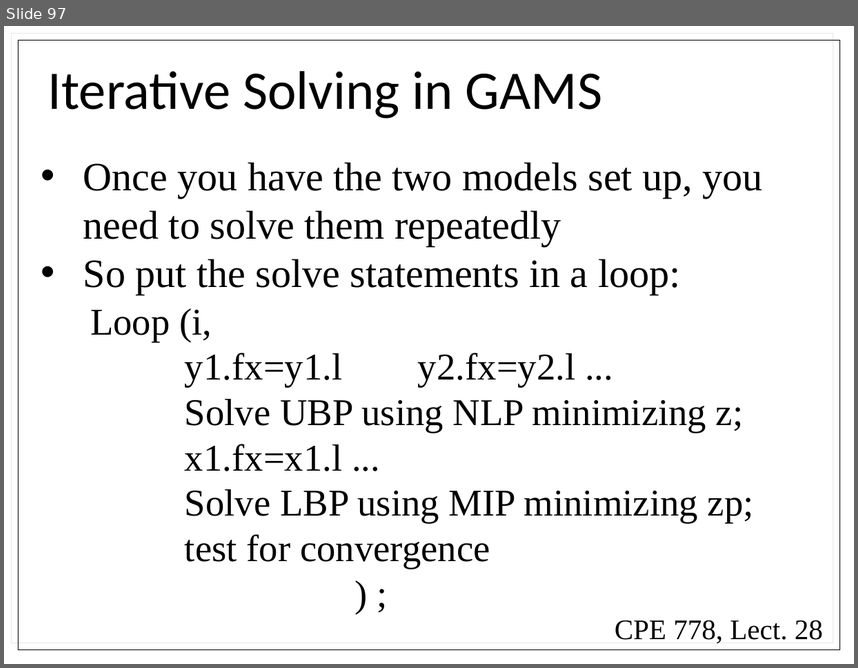
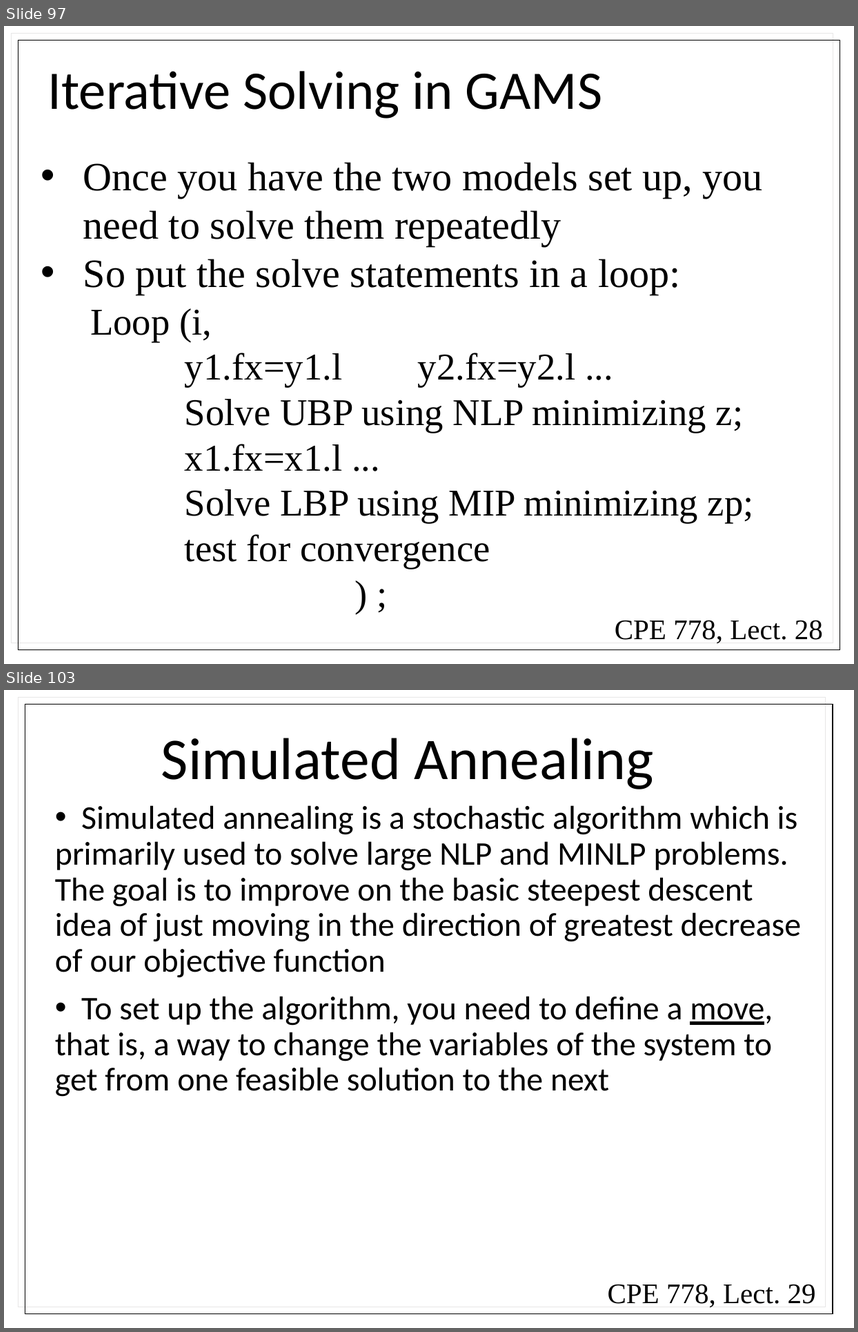
Before and after one commit to powersthegreat/CPE_778, a slide deck: exams/exam_2/Lectures/Combined Lectures.pptx. Shown one above the other, each under a label of ours: slide 97 before the commit, slides 97 and 103 after it; the slides between them are not shown. The pictures are 858x668 and 858x1332 pixels, drawn with LibreOffice and Linux fonts; fonts in the diff are those of the drawing. Boxes give left, top, right and bottom in pixels: in the first picture for what was removed or moved away, otherwise in the second. Text is boxed around its words. In the diff, an @@ line names an element or a change of style, - is before the commit and + after.

```diff
--- a/exams/exam_2/Lectures/Combined Lectures.pptx
+++ b/exams/exam_2/Lectures/Combined Lectures.pptx
@@ slide 103 added at [4,690,854,1328], background #FFFFFF @@
@@ rectangle added at [25,704,833,1314], outline #000000 0.75 pt @@
@@ title added at [161,738,653,789], 50 pt, text #000000 @@
+Simulated Annealing
@@ subtitle added at [55,805,801,1096], 28 pt, text #000000 @@
+• Simulated annealing is a stochastic algorithm which is primarily used to solve large NLP and MINLP problems. The goal is to improve on the basic steepest descent idea of just moving in the direction of greatest decrease of our objective function
+• To set up the algorithm, you need to define a move, that is, a way to change the variables of the system to get from one feasible solution to the next
@@ text added at [608,1283,816,1307], 24 pt, text #000000 @@
+CPE 778, Lect. 29
```
Also in this commit, not shown: 29 other slides added, 3 other files.
